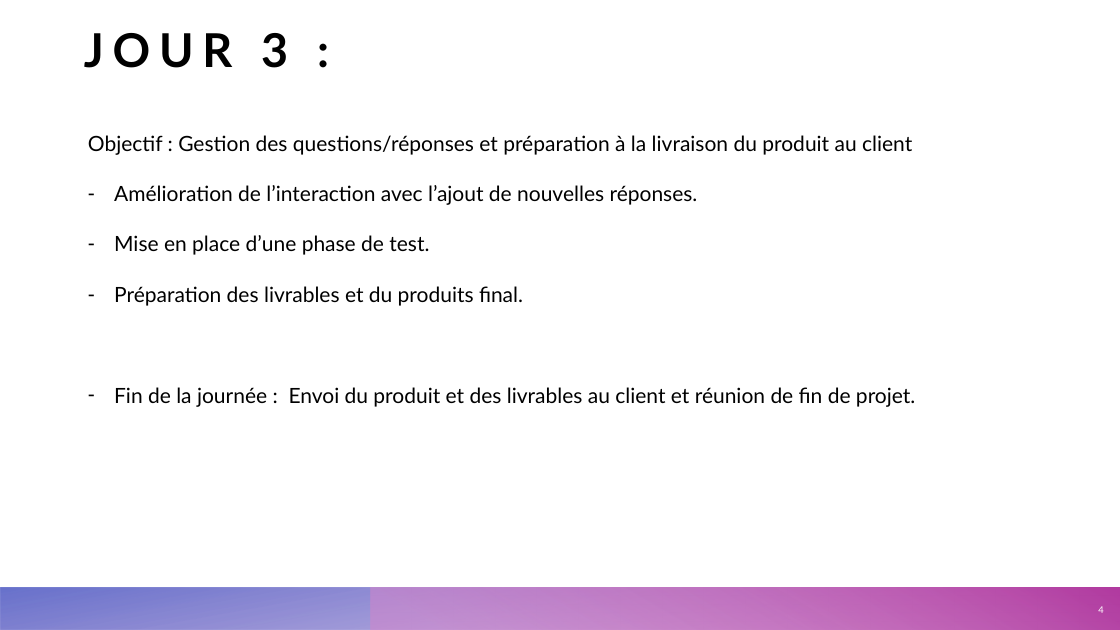
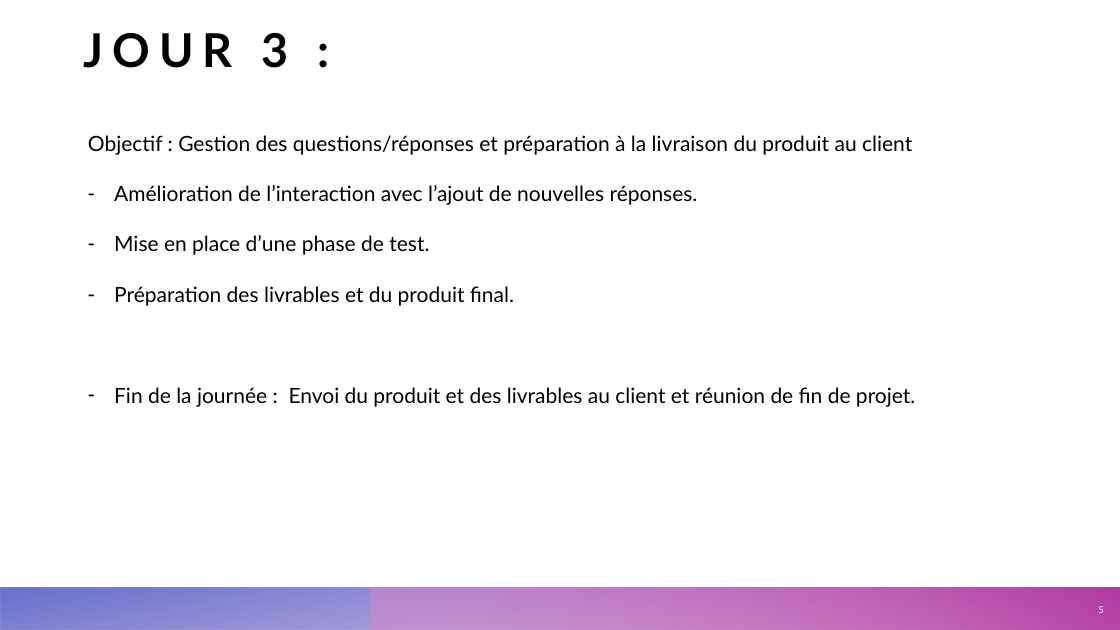
Before and after one commit to Eva-Joly/ReponsAtout, a slide deck: slide 5 of ReponsAtout.pptx (slide 4 before the commit). Drawn at 1120x630 pixels with LibreOffice and Linux fonts; fonts in the diff are those of the drawing. Boxes give left, top, right and bottom in pixels: in the first picture for what was removed or moved away, otherwise in the second. Text is boxed around its words. In the diff, an @@ line names an element or a change of style, - is before the commit and + after.

```diff
--- a/ReponsAtout.pptx
+++ b/ReponsAtout.pptx
@@ text at [114, 286, 514, 306]: text changed @@
-– Préparation des livrables et du produits final.
+– Préparation des livrables et du produit final.
@@ page number at [1098, 606, 1103, 613]: text changed @@
-4
+5
```
Also in this commit, not shown: 1 other slide changed, 1 slide added.
